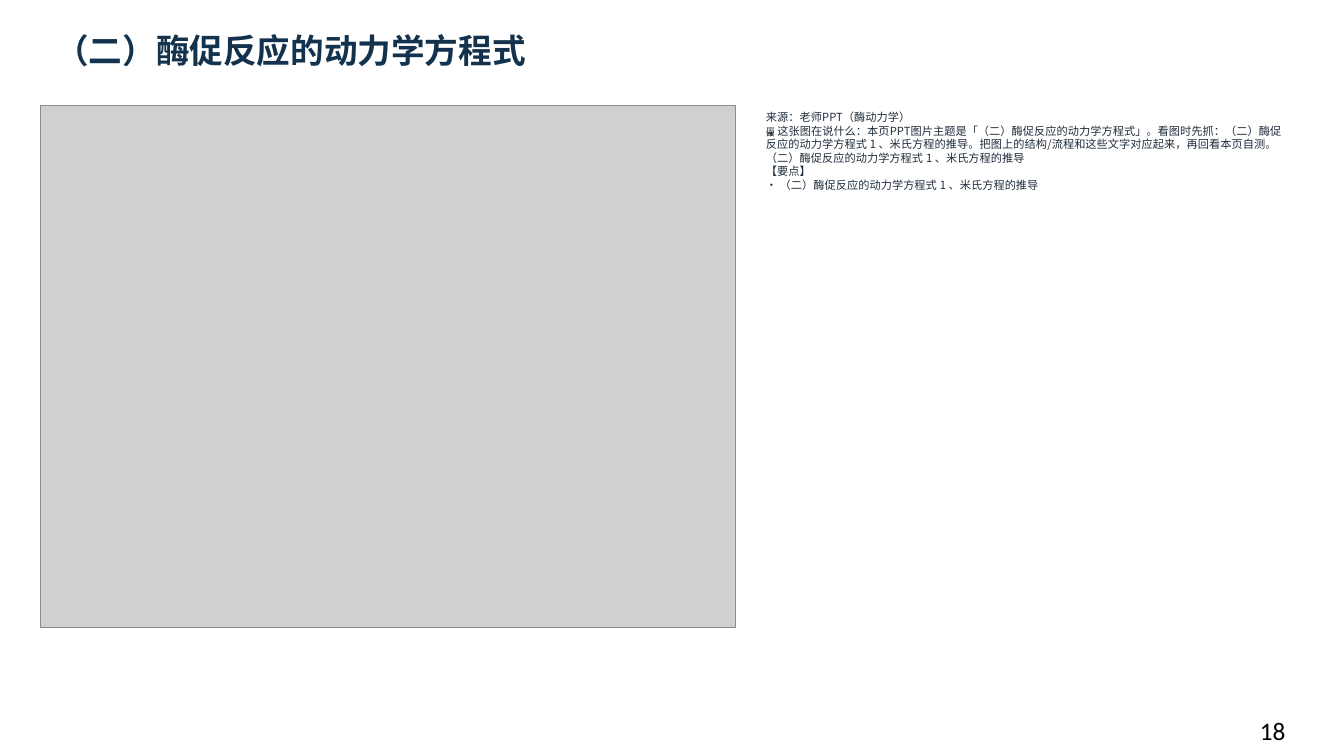
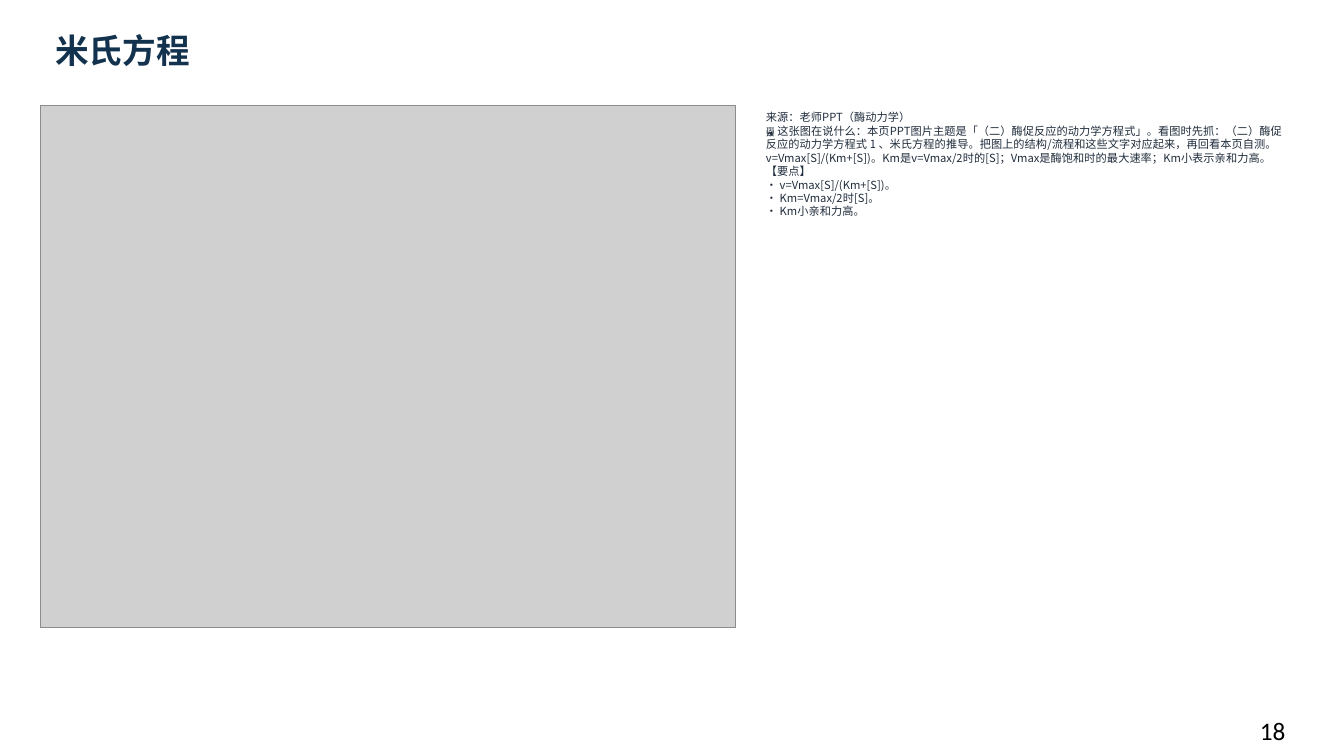
Before and after one commit to newkan-li/Biochemistry, a slide deck: slide 18 of downloads/bc07-ai-style.pptx. Drawn at 1344x756 pixels with LibreOffice and Linux fonts; fonts in the diff are those of the drawing; grey boxes stand for pictures. Boxes give left, top, right and bottom in pixels: in the first picture for what was removed or moved away, otherwise in the second. Text is boxed around its words. In the diff, an @@ line names an element or a change of style, - is before the commit and + after.

```diff
--- a/downloads/bc07-ai-style.pptx
+++ b/downloads/bc07-ai-style.pptx
@@ text at <box>55,34,189,66</box>: text changed @@
-（二）酶促反应的动力学方程式
+米氏方程
@@ text at <box>766,111,1282,216</box>: text changed @@
-来源：老师PPT（酶动力学）
-🖼 这张图在说什么：本页PPT图片主题是「（二）酶促反应的动力学方程式」。看图时先抓：（二）酶促反应的动力学方程式 1 、米氏方程的推导。把图上的结构/流程和这些文字对应起来，再回看本页自测。
-（二）酶促反应的动力学方程式 1 、米氏方程的推导
-【要点】
-• （二）酶促反应的动力学方程式 1 、米氏方程的推导
+来源：老师PPT（酶动力学）
+🖼 这张图在说什么：本页PPT图片主题是「（二）酶促反应的动力学方程式」。看图时先抓：（二）酶促反应的动力学方程式 1 、米氏方程的推导。把图上的结构/流程和这些文字对应起来，再回看本页自测。
+v=Vmax[S]/(Km+[S])。Km是v=Vmax/2时的[S]；Vmax是酶饱和时的最大速率；Km小表示亲和力高。
+【要点】
+• v=Vmax[S]/(Km+[S])。
+• Km=Vmax/2时[S]。
+• Km小亲和力高。
```
Also in this commit, not shown: 24 other slides changed, 12 slides added, 10 other files.
